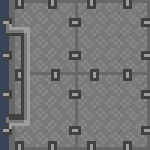
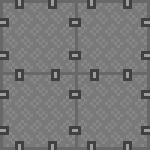
Revision of a layered 150x150 image; what changed, layer by layer:
renamed "wallTile_01.png" to "wallTile_L_01.png", hid the group it (4 layers) over [0, 0, 30, 150]
removed layer "Layer 6" from group "floorTile_01.png" over [0, 0, 30, 150]
added layer "Layer 14" in group "floorTile_01.png" over [0, 0, 30, 150]
added layer "Layer 13" in group "floorTile_01.png" over [0, 0, 30, 150]
added layer "Layer 12" in group "floorTile_01.png" over [0, 0, 30, 150]
added layer "Layer 11" in group "floorTile_01.png" over [0, 0, 30, 150]
